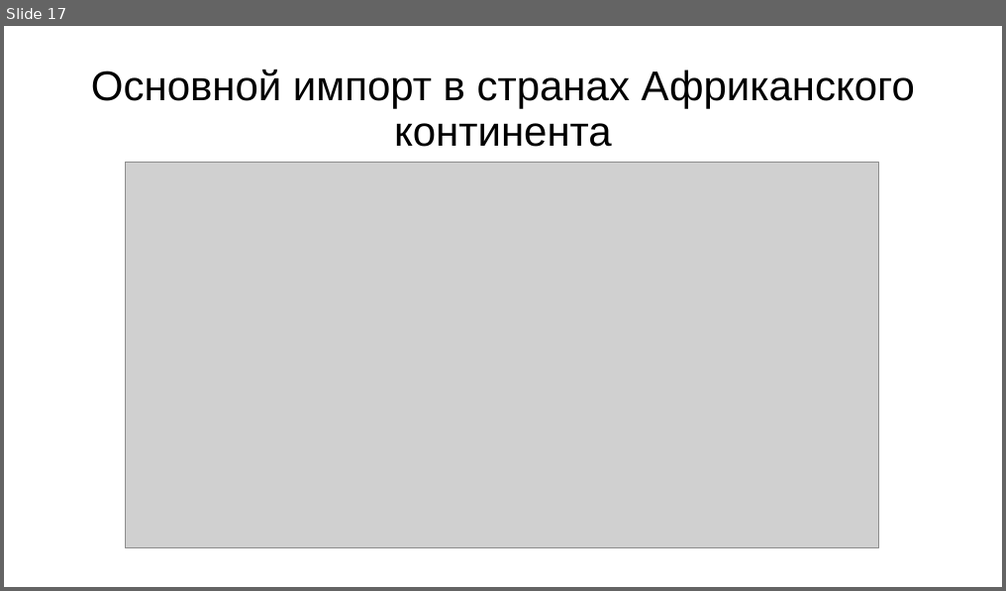
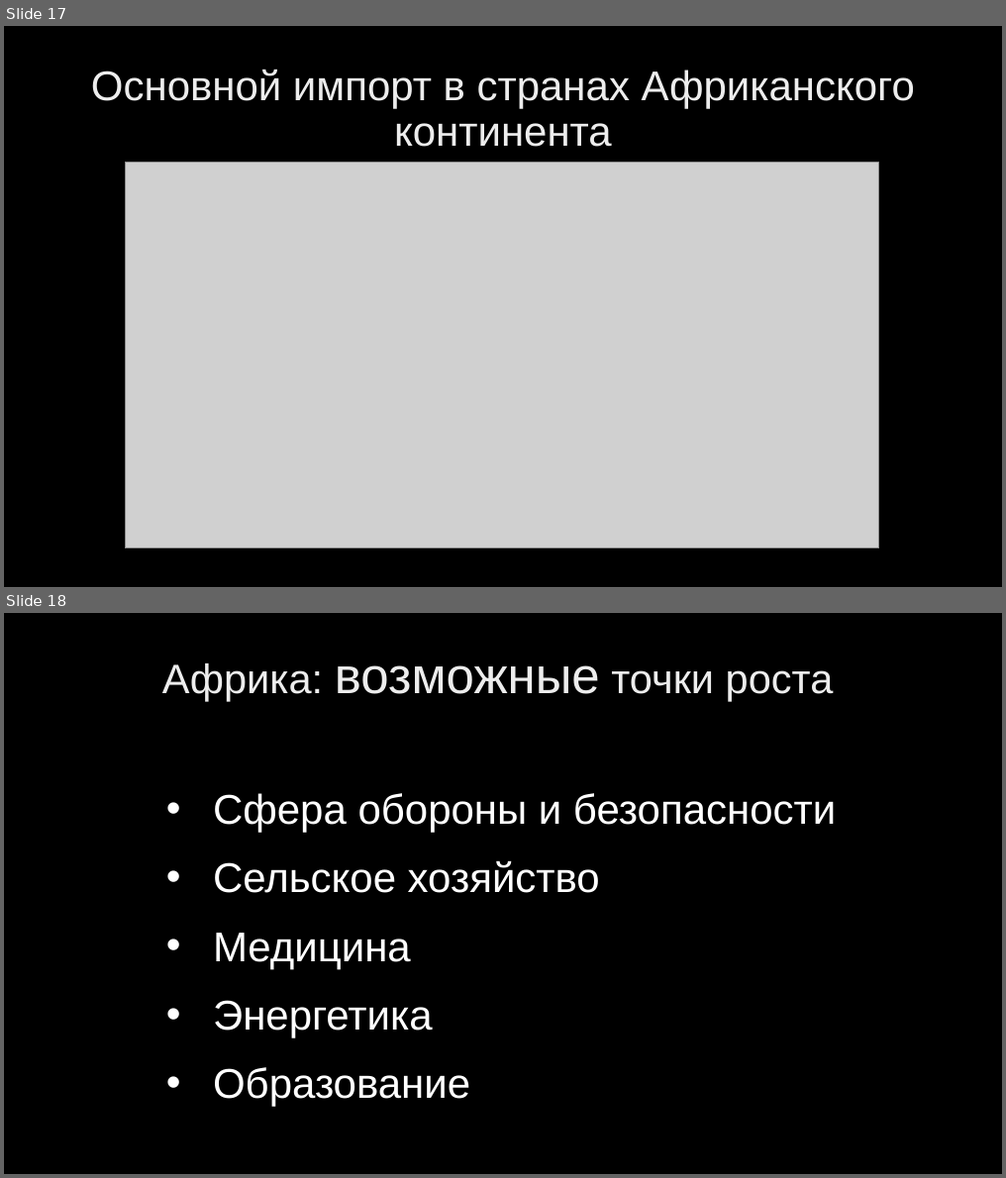
Before and after one commit to belov-anatoly/afrique, a slide deck: Африка_презентация.pptx. Shown one above the other, each under a label of ours: slide 17 before the commit, slides 17 and 18 after it. The pictures are 1006x591 and 1006x1178 pixels, drawn with LibreOffice and Linux fonts; fonts in the diff are those of the drawing; grey boxes stand for pictures; background and template pictures are left out. Boxes give left, top, right and bottom in pixels: in the first picture for what was removed or moved away, otherwise in the second. Text is boxed around its words. In the diff, an @@ line names an element or a change of style, - is before the commit and + after.

```diff
--- a/Африка_презентация.pptx
+++ b/Африка_презентация.pptx
@@ slide 18 added at [4,613,1002,1174], background picture (left out) @@
@@ title added at [162,663,834,701], 39.6 pt, text gradient #BFBFBF to #EDEDED to #FFFFFF @@
+Африка: возможные точки роста
@@ text added at [213,793,836,1107], 40 pt, text #FFFFFF @@
+• Сфера обороны и безопасности
+• Сельское хозяйство
+• Медицина
+• Энергетика
+• Образование
@@ slide 17 changed as well @@
@@ background #FFFFFF to picture (left out) @@
@@ title "Основной импорт в странах Африканского ..." at [91,70,915,147]: text colour #000000 to gradient #BFBFBF to #EDEDED to #FFFFFF @@
```
Also in this commit, not shown: 17 other slides changed.
